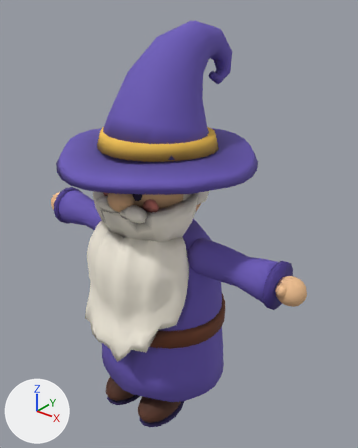
The glTF model videos/biblioteca/3d/glb/mago.glb as it was, and as the next commit left it.
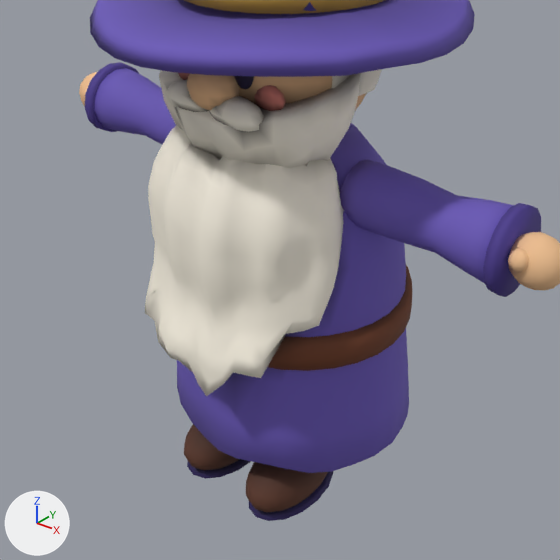
Each version appears first whole from a 50 mm camera at (0.898, -1.023, 1.303) aimed at (0.036, 0.055, 0.635), and next in a close-up on the part from 3% to 85% of the width and 34% to 100% of the height. Lighting does not change. The marker at lower left points along +X, +Y and +Z. The first two pictures are the older version. Vertices at exactly the same position are counted once.

Script lines for the objects in view, before the commit:
```python
me_beard = bpy.data.meshes.new('beard')
me_beard.from_pydata(...)  # 900 vertices, 1796 faces; spans x -0.183..0.181, y -0.244..-0.003, z 0.292..0.798
me_beard.materials.append(mat_beard)
me_hair = bpy.data.meshes.new('hair')
me_hair.from_pydata(...)  # 88 vertices, 132 faces; spans x -0.163..0.163, y -0.056..0.146, z 0.75..0.87
me_hair.materials.append(mat_beard)
me_hand_l = bpy.data.meshes.new('hand.L')
me_hand_l.from_pydata(...)  # a UV sphere (14 segments, 8 rings, poles along z) spanning x 0.4118..0.4937, y -0.0431..0.0289, z 0.5529..0.6329
me_hand_l.materials.append(mat_skin)
me_robe = bpy.data.meshes.new('robe')
me_robe.from_pydata(...)  # 288 vertices, 572 faces; spans x -0.226..0.228, y -0.187..0.188, z 0.099..0.67
me_robe.materials.append(mat_robe)
ob_beard = bpy.data.objects.new('beard', me_beard)
ob_beard.location = (0.0, 0.0, 0.0)
ob_hair = bpy.data.objects.new('hair', me_hair)
ob_hair.location = (0.0, 0.0, 0.0)
ob_hand_l = bpy.data.objects.new('hand.L', me_hand_l)
ob_hand_l.location = (0.0, 0.0, 0.0)
ob_robe = bpy.data.objects.new('robe', me_robe)
ob_robe.location = (0.0, 0.0, 0.0)
# also in view: 'mustache' at (0.042, -0.152, 0.747); 'sleeve.L' at (0.28, -0.002, 0.593); 'nose' at (0.0, -0.15, 0.775); 'belt' at (0.0, 0.0, 0.36); 'cuff.L' at (0.413, -0.002, 0.593)
```
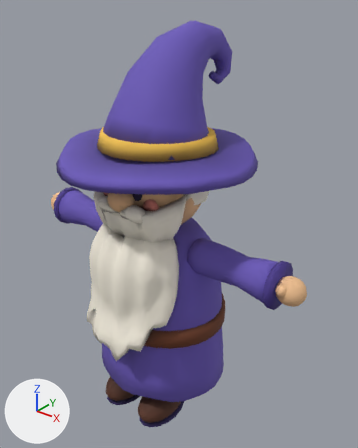
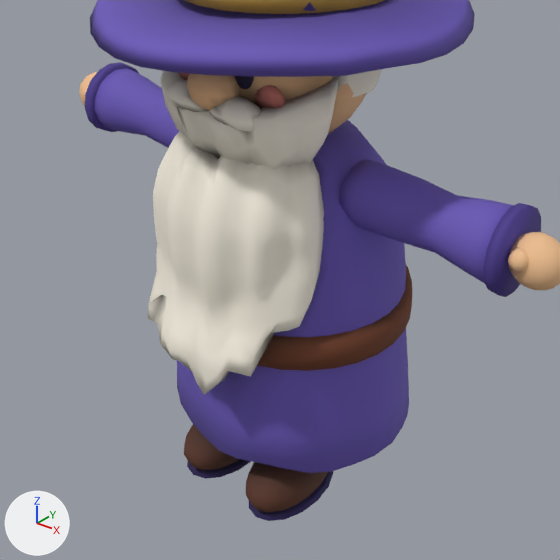
The change, as a diff of the scene's bpy script:
```diff
--- a/videos/biblioteca/3d/glb/mago.glb.py
+++ b/videos/biblioteca/3d/glb/mago.glb.py
@@ me_beard @@
 # used by ob_beard; location = (0.0, 0.0, 0.0)
-me_beard.from_pydata(...)  # 900 vertices, 1796 faces; spans x -0.183..0.181, y -0.244..-0.003, z 0.292..0.798
+me_beard.from_pydata(...)  # 900 vertices, 1796 faces; spans x -0.162..0.16, y -0.244..-0.033, z 0.292..0.798
+# me_beard part 1: 864 of 900 vertices moved; they spanned x -0.183..0.181, y -0.244..-0.003, z 0.292..0.798 and now span x -0.162..0.16, y -0.244..-0.033, z 0.292..0.798; mean shift (0.0, -0.012, 0.0); largest move (0.166, -0.025, 0.792) -> (0.154, -0.065, 0.792)
+# me_beard part 2: 690 kept faces spanning x -0.162..0.16, y -0.244..-0.033, z 0.292..0.798 get new vertex colours
 me_beard.materials.append(mat_beard)
@@ me_hair @@
 me_hair.from_pydata(...)  # 88 vertices, 132 faces; spans x -0.163..0.163, y -0.056..0.146, z 0.75..0.87
 # used by ob_hair; location = (0.0, 0.0, 0.0)
+# me_hair part 3: 7 faces centred in x -0.145..0.154, y -0.047..-0.009, z 0.762..0.822 are repainted in the vertex colours; the middle colour goes from grey #737373 to white #ececec
+# me_hair part 4: 6 faces centred in x -0.138..0.142, y -0.046..-0.018, z 0.762..0.803 are repainted in the vertex colours; the middle colour goes from grey #949494 to grey #717171
+# me_hair part 5: 5 faces centred in x -0.151..0.148, y -0.018..-0.009, z 0.762..0.803 are repainted in the vertex colours; the middle colour goes from grey #bcbcbc to white #f5f5f5
 me_hair.materials.append(mat_beard)
@@ me_robe @@
 me_robe.from_pydata(...)  # 288 vertices, 572 faces; spans x -0.226..0.228, y -0.187..0.188, z 0.099..0.67
 # used by ob_robe; location = (0.0, 0.0, 0.0)
+# me_robe part 6: 80 faces centred in x -0.145..0.15, y -0.179..-0.041, z 0.367..0.658 are repainted in the vertex colours; the middle colour goes from grey #8d8d8d to grey #8e8e8e
+# me_robe part 7: 19 faces centred in x -0.182..0.174, y -0.177..-0.024, z 0.267..0.648 are repainted in the vertex colours; the middle colour goes from light grey #dedede to white #f5f5f5
 me_robe.materials.append(mat_robe)
```

Where the change shows, as pixel boxes [x1, y1, x2, y2] in the close-ups (560 x 560 px; the box of a moved part takes in the faces that stretch with it):
'beard', reshaped (11% narrower): before [145, 70, 360, 396]; after [148, 71, 339, 395]
part 1 of me_beard, moved or reshaped: before [145, 78, 358, 395]; after [148, 71, 335, 394]
part 2 of me_beard, edited (looks the same): [151, 86, 338, 393] in both
part 3 of me_hair, recoloured: [338, 72, 366, 83] in both
part 4 of me_hair, recoloured: before [332, 80, 345, 88]; after [337, 79, 348, 91]
part 5 of me_hair, recoloured: before [358, 75, 366, 96]; after [348, 75, 366, 97]
part 6 of me_robe, recoloured: after [257, 154, 329, 378]
part 7 of me_robe, recoloured: before [203, 157, 349, 396]; after [203, 146, 349, 396]
